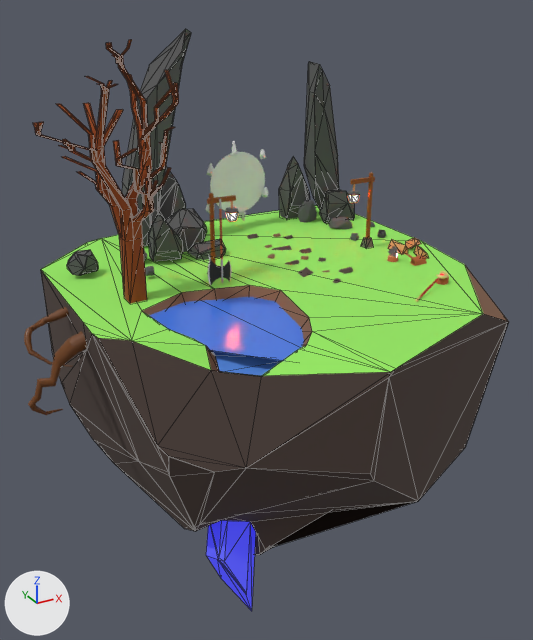
A saved change to the glTF model public/assets/creative/models/portalData.glb.
One viewpoint serves both versions: a 50 mm camera at (-5.33, -9.07, 3.54) aimed at (-0.75, -0.76, -0.62). Every picture has the same lights, and +X, +Y and +Z are marked at lower left. Mesh edges are drawn as thin lines on the coarser meshes. Where no turn or scale is listed for an object, it has been applied to the vertices.

The first picture shows 'Circle', 'crystals', 'dirt', 'grass', 'pondWalls', 'protruding roots', 'rock4', 'rock4.001', 'rock4.004', 'rock4.005', 'tree', 'water surface'.
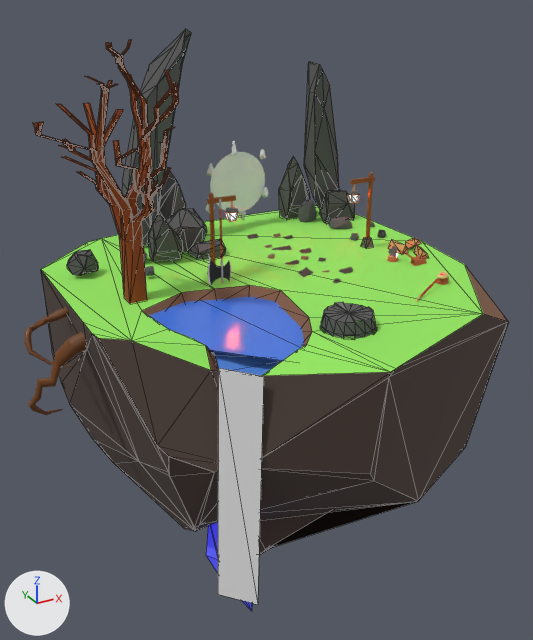
Location of each change, (x1, y1, x2, y2) in pixels of the pictures (533 x 640 px):
'waterfall', added: after (218, 368, 264, 604)
'sunDial', added: after (320, 302, 377, 339)
    faces in mat_rocks (dark grey #6b6b6b): (321, 303, 376, 338)
    faces in mat_axebite (grey #acacac): (320, 302, 377, 339)
'crystals', unchanged, covered by the edit: before (206, 520, 256, 611); after (206, 522, 252, 611)

Edits to the bpy script that builds the scene:
```text
Add me_cylinder_003:
    me_cylinder_003.from_pydata(...)  # 73 vertices, 128 faces; spans x 0.017..0.671, y -1.164..-0.525, z -0.771..-0.565
    # faces by material slot: [87, 41]
    me_cylinder_003.materials.append(mat_rocks)  # dark grey #6b6b6b
    me_cylinder_003.materials.append(mat_axebite)  # grey #acacac
Add me_plane:
    me_plane.from_pydata([(-0.11, 4.76, -1.63), (0.26, 4.39, -1.65), (-0.26, 4.65, -4.68), (0.11, 4.28, -4.71)], [], [(0, 1, 3), (0, 3, 2)])
Add ob_sundial:
    ob_sundial = bpy.data.objects.new('sunDial', me_cylinder_003)
    ob_sundial.location = (-1.05, -1.79, 0.77)
Add ob_waterfall:
    ob_waterfall = bpy.data.objects.new('waterfall', me_plane)
    ob_waterfall.location = (-2.22, -7.28, 1.45)
```
